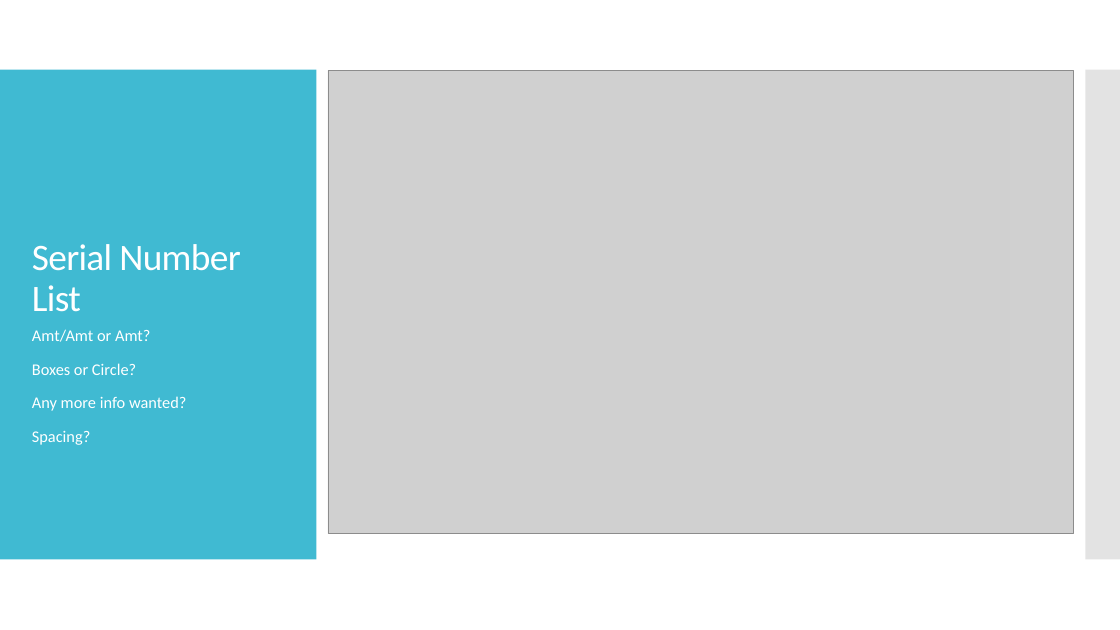
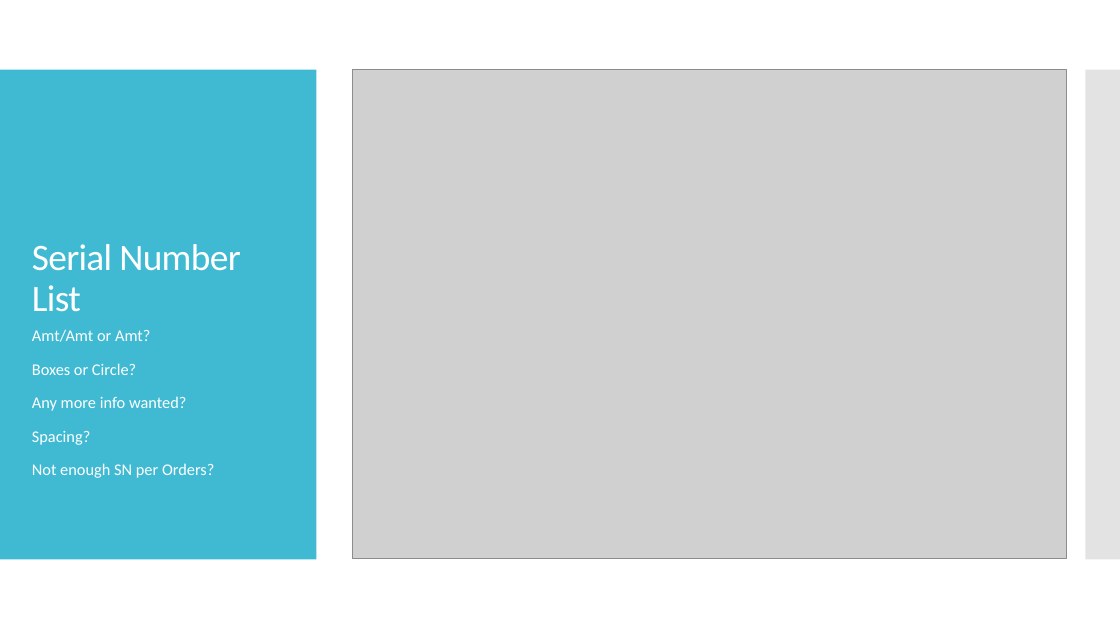
Before and after one commit to pixustechnologies/labelSerialNumberProject, a slide deck: slide 4 of LabelSerialNumberChangeProposal.pptx. Drawn at 1120x630 pixels with LibreOffice and Linux fonts; fonts in the diff are those of the drawing; grey boxes stand for pictures. Boxes give left, top, right and bottom in pixels: in the first picture for what was removed or moved away, otherwise in the second. Text is boxed around its words. In the diff, an @@ line names an element or a change of style, - is before the commit and + after.

```diff
--- a/LabelSerialNumberChangeProposal.pptx
+++ b/LabelSerialNumberChangeProposal.pptx
@@ picture: place and size @@
-picture at (328, 71, 1073, 534)
+picture at (353, 70, 1067, 560)
@@ text at (32, 463, 214, 478): paragraph added @@
+Not enough SN per Orders?
```
Also in this commit, not shown: 9 other slides changed, 4 slides added, 12 other files.
